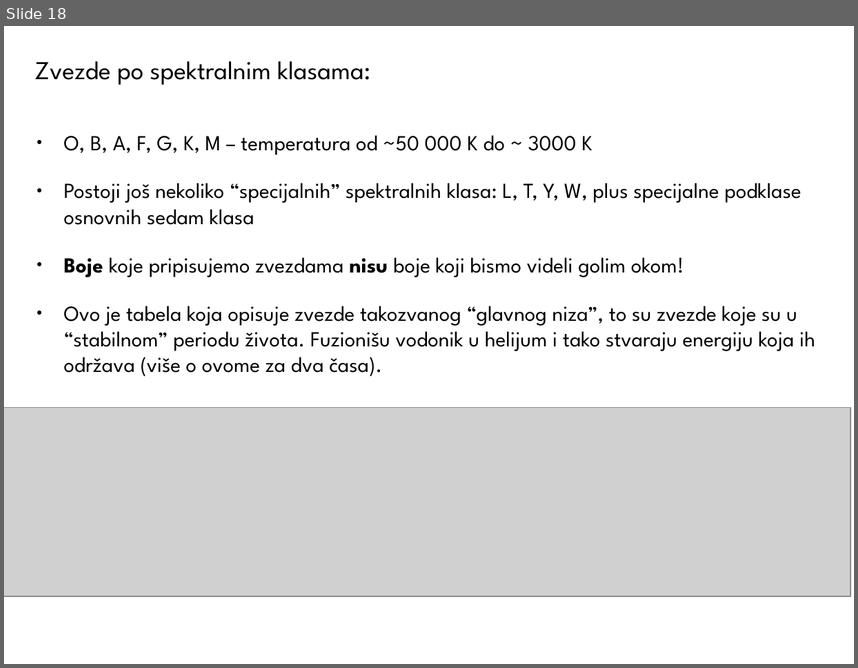
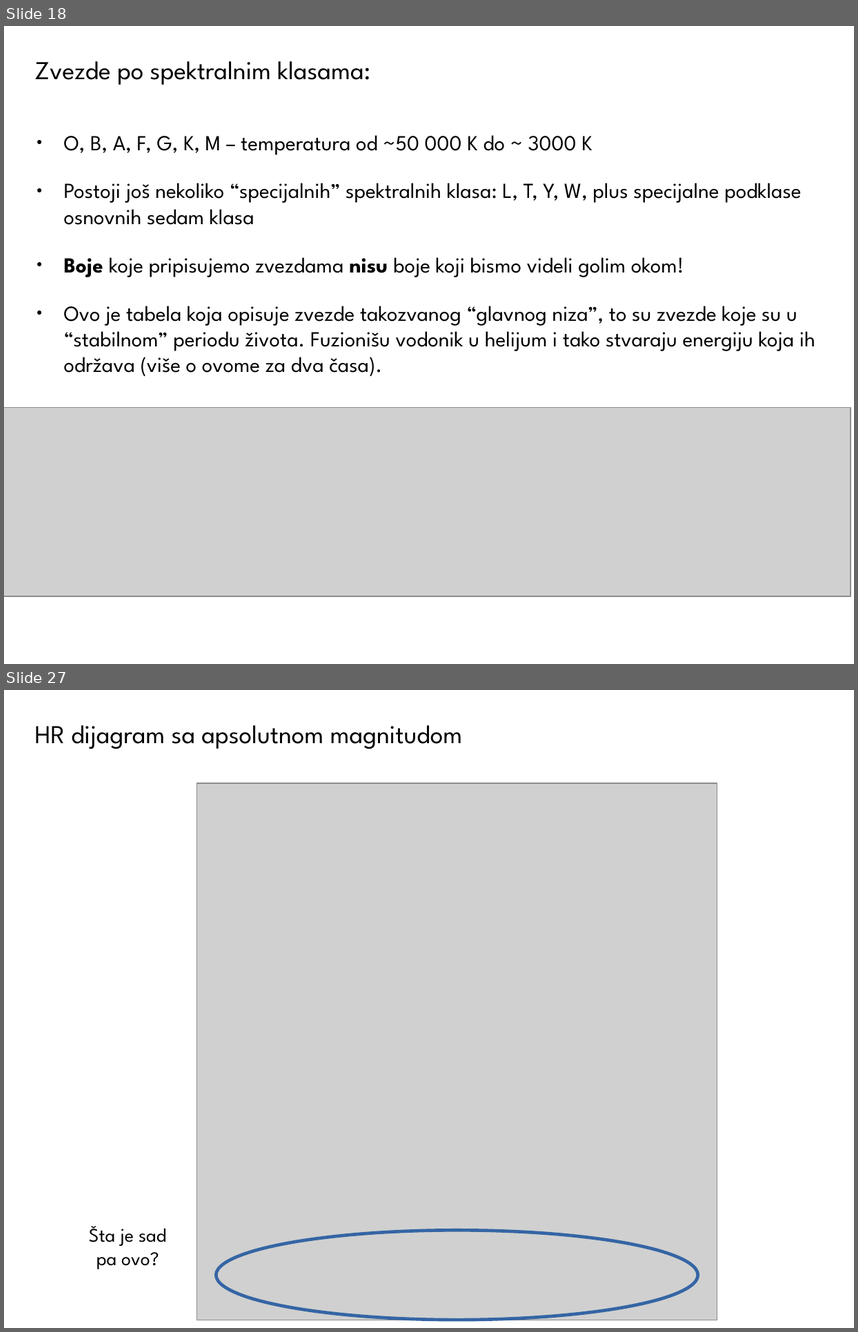
Before and after one commit to ivanzmilic/OPA22, a slide deck: Predavanje_07_Zracenje_Zvezda.odp. Shown one above the other, each under a label of ours: slide 18 before the commit, slides 18 and 27 after it; the slides between them are not shown. The pictures are 858x668 and 858x1332 pixels, drawn with LibreOffice and Linux fonts; fonts in the diff are those of the drawing; grey boxes stand for pictures. Boxes give left, top, right and bottom in pixels: in the first picture for what was removed or moved away, otherwise in the second. Text is boxed around its words. In the diff, an @@ line names an element or a change of style, - is before the commit and + after.

```diff
--- a/Predavanje_07_Zracenje_Zvezda.odp
+++ b/Predavanje_07_Zracenje_Zvezda.odp
@@ slide 27 added at <box>4,690,854,1328</box>, background #FFFFFF @@
@@ title added at <box>35,725,463,749</box>, 24 pt, text #000000 @@
+HR dijagram sa apsolutnom magnitudom
@@ picture added at <box>197,783,717,1319</box> @@
@@ text added at <box>89,1225,166,1269</box>, 18 pt, text #000000 @@
+Šta je sad pa ovo?
@@ ellipse added at <box>216,1230,698,1319</box>, outline #3465A4 3 pt @@
```
Also in this commit, not shown: 1 slide changed, 10 other slides added.
